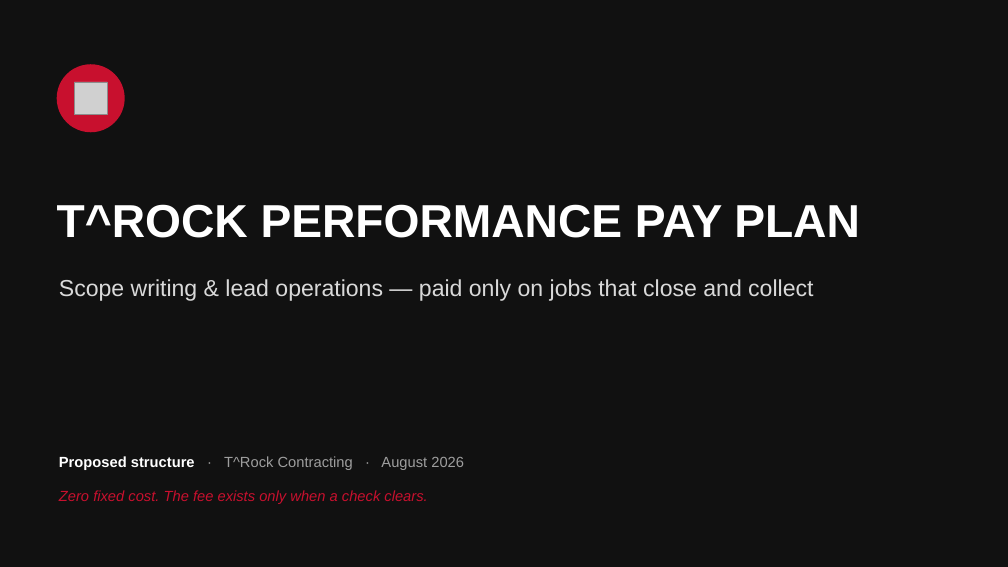
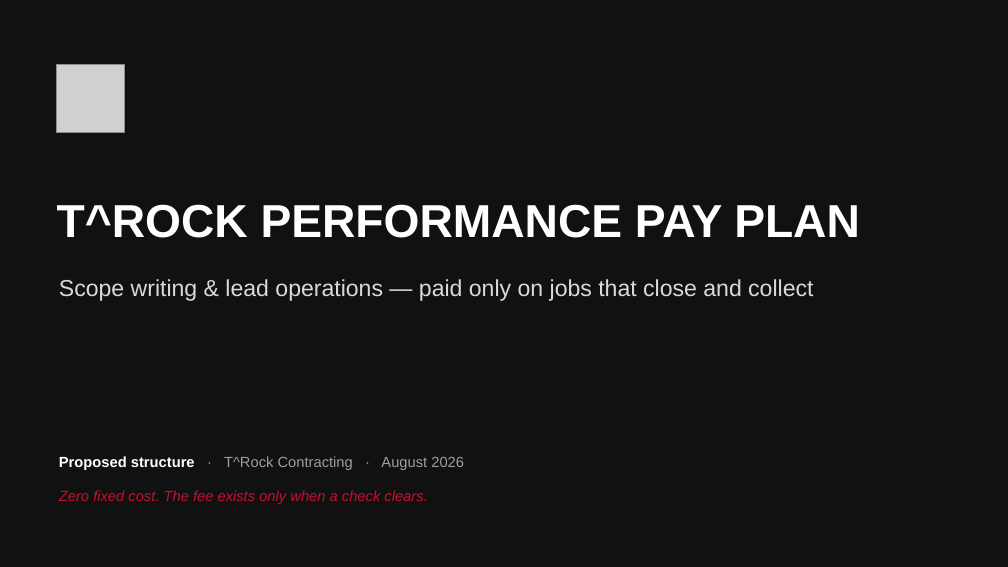
Before and after one commit to DommyD26/roofing-site-template, a slide deck: slide 1 of pitch/Commission-Plan.pptx. Drawn at 1008x567 pixels with LibreOffice and Linux fonts; fonts in the diff are those of the drawing; grey boxes stand for pictures. Boxes give left, top, right and bottom in pixels: in the first picture for what was removed or moved away, otherwise in the second. Text is boxed around its words. In the diff, an @@ line names an element or a change of style, - is before the commit and + after.

```diff
--- a/pitch/Commission-Plan.pptx
+++ b/pitch/Commission-Plan.pptx
@@ picture: place and size @@
-picture at [74, 82, 107, 114]
+picture at [57, 64, 125, 132]
@@ ellipse removed at [57, 64, 125, 132] @@
```
Also in this commit, not shown: 6 other slides changed, 3 other files.
